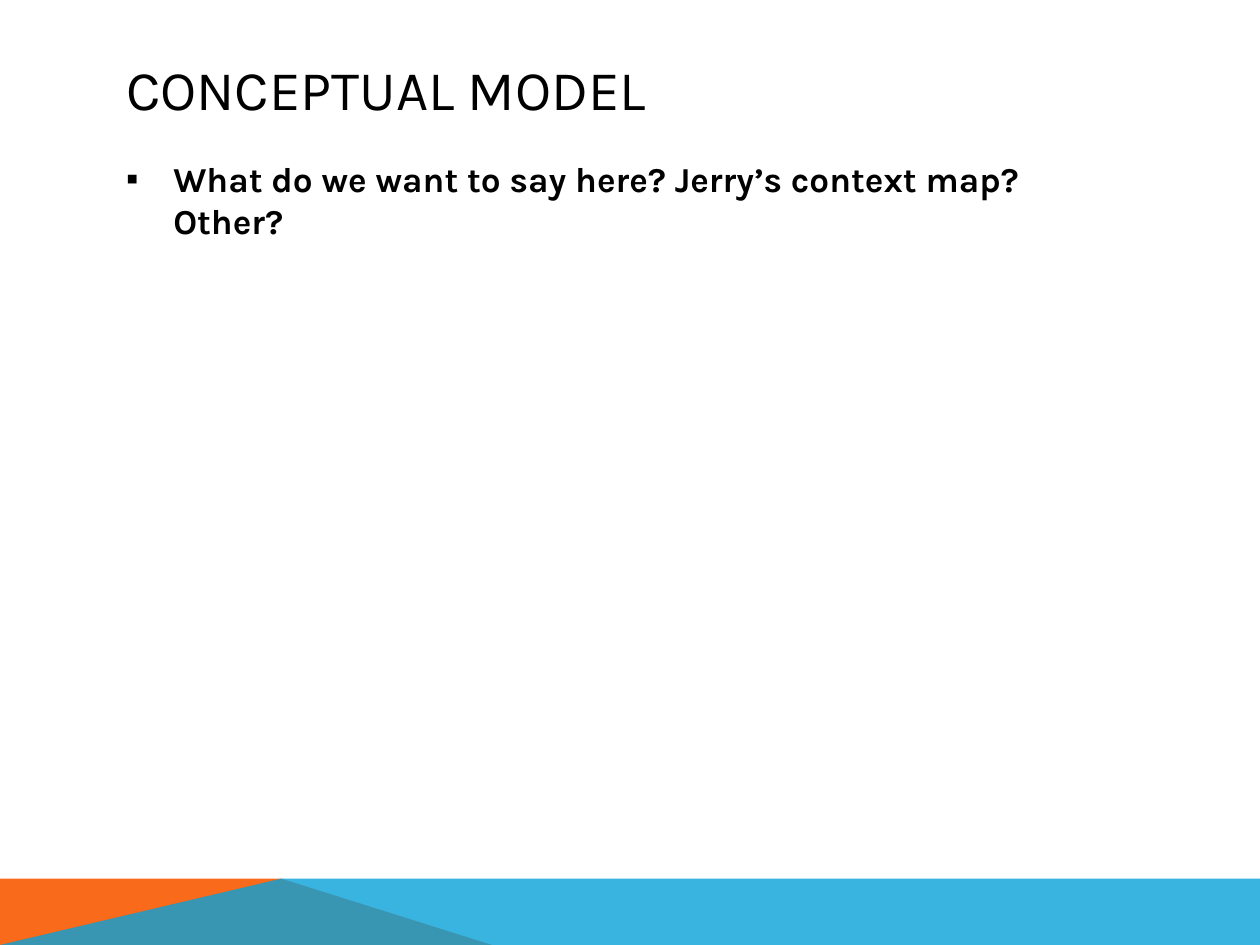
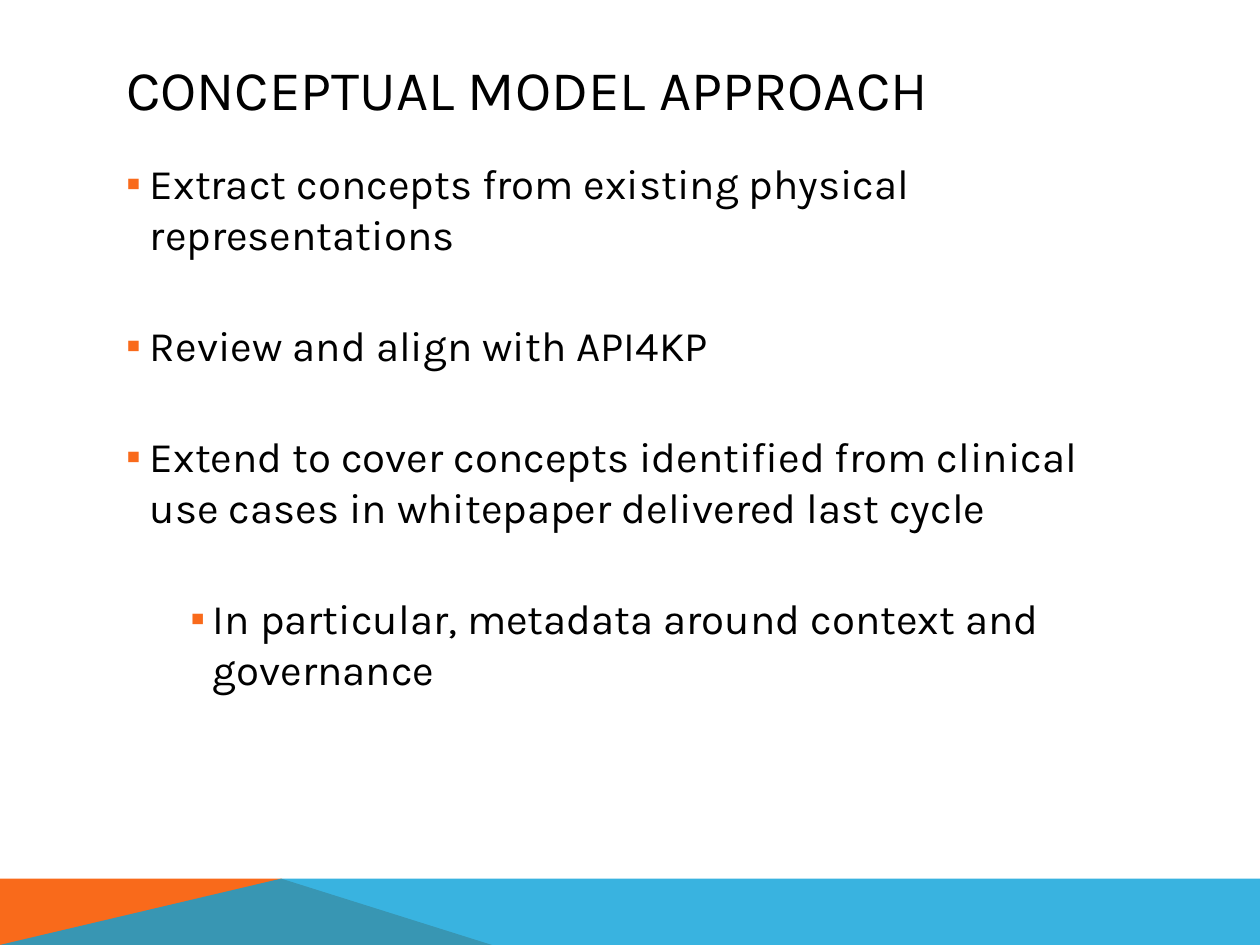
Before and after one commit to HL7/composite-knart, a slide deck: slide 5 of Documents/HL7_KNART_MSY_Jan2018.pptx. Drawn at 1260x945 pixels with LibreOffice and Linux fonts; fonts in the diff are those of the drawing. Boxes give left, top, right and bottom in pixels: in the first picture for what was removed or moved away, otherwise in the second. Text is boxed around its words. In the diff, an @@ line names an element or a change of style, - is before the commit and + after.

Commit message:
fix typo in schema and update powerpoint

```diff
--- a/Documents/HL7_KNART_MSY_Jan2018.pptx
+++ b/Documents/HL7_KNART_MSY_Jan2018.pptx
@@ title at (x1=126, y1=74, x2=928, y2=111): text changed @@
-CONCEPTUAL MODEL
+CONCEPTUAL MODEL APPROACH
@@ text at (x1=150, y1=170, x2=1077, y2=696): text changed; size 20 to 24 pt; bold off @@
-▪ What do we want to say here? Jerry’s context map? Other?
+  ▪ Extract concepts from existing physical representations
+  ▪ Review and align with API4KP
+  ▪ Extend to cover concepts identified from clinical use cases in whitepaper delivered last cycle
+      ▪ In particular, metadata around context and governance
```
Also in this commit, not shown: 3 other slides changed, 8 slides added, 1 slide removed, 1 other file.
